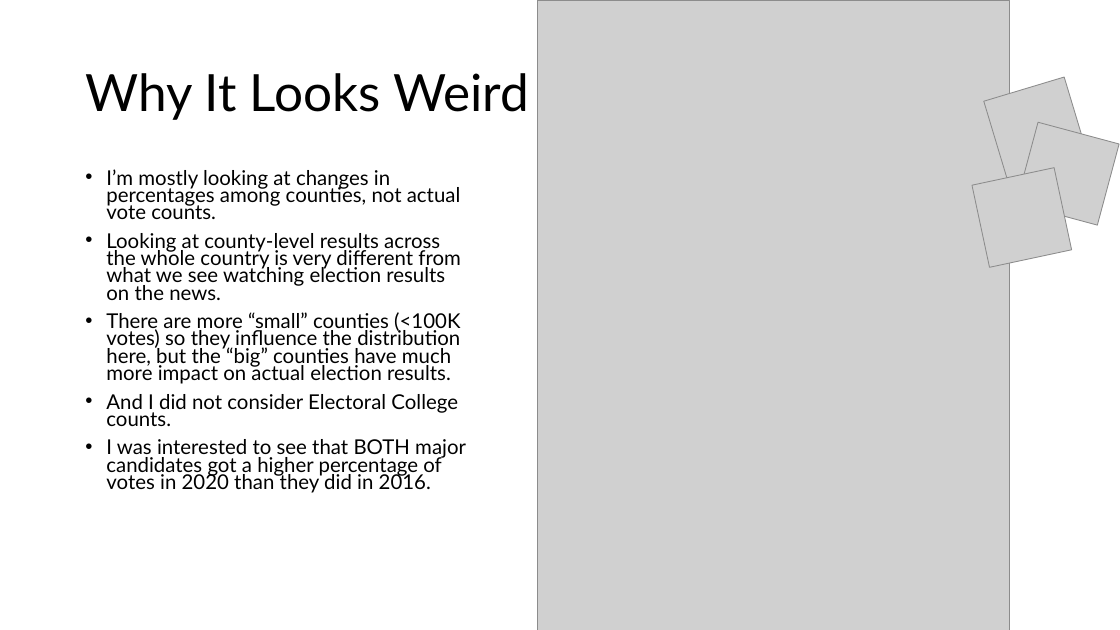
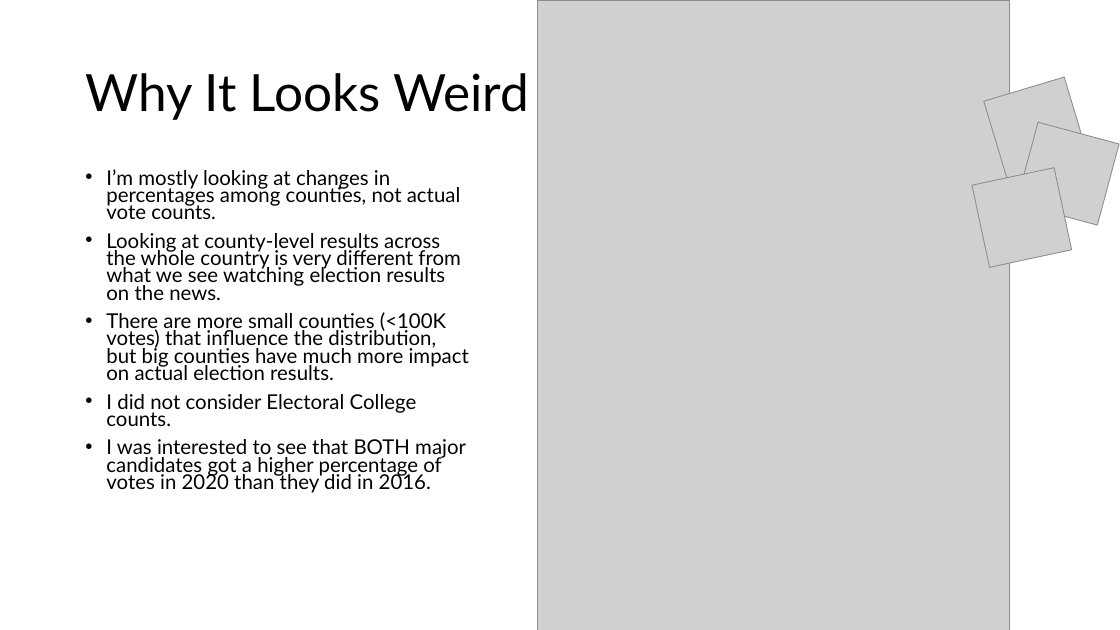
Before and after one commit to rmathena79/democracy, a slide deck: slide 6 of report.pptx. Drawn at 1120x630 pixels with LibreOffice and Linux fonts; fonts in the diff are those of the drawing; grey boxes stand for pictures. Boxes give left, top, right and bottom in pixels: in the first picture for what was removed or moved away, otherwise in the second. Text is boxed around its words. In the diff, an @@ line names an element or a change of style, - is before the commit and + after.

```diff
--- a/report.pptx
+++ b/report.pptx
@@ text at bbox=[106, 312, 469, 426]: text changed @@
-• There are more “small” counties (<100K votes) so they influence the distribution here, but the “big” counties have much more impact on actual election results.
-• And I did not consider Electoral College counts.
+• There are more small counties (<100K votes) that influence the distribution, but big counties have much more impact on actual election results.
+• I did not consider Electoral College counts.
```
Also in this commit, not shown: 5 other slides changed, 1 other file.
